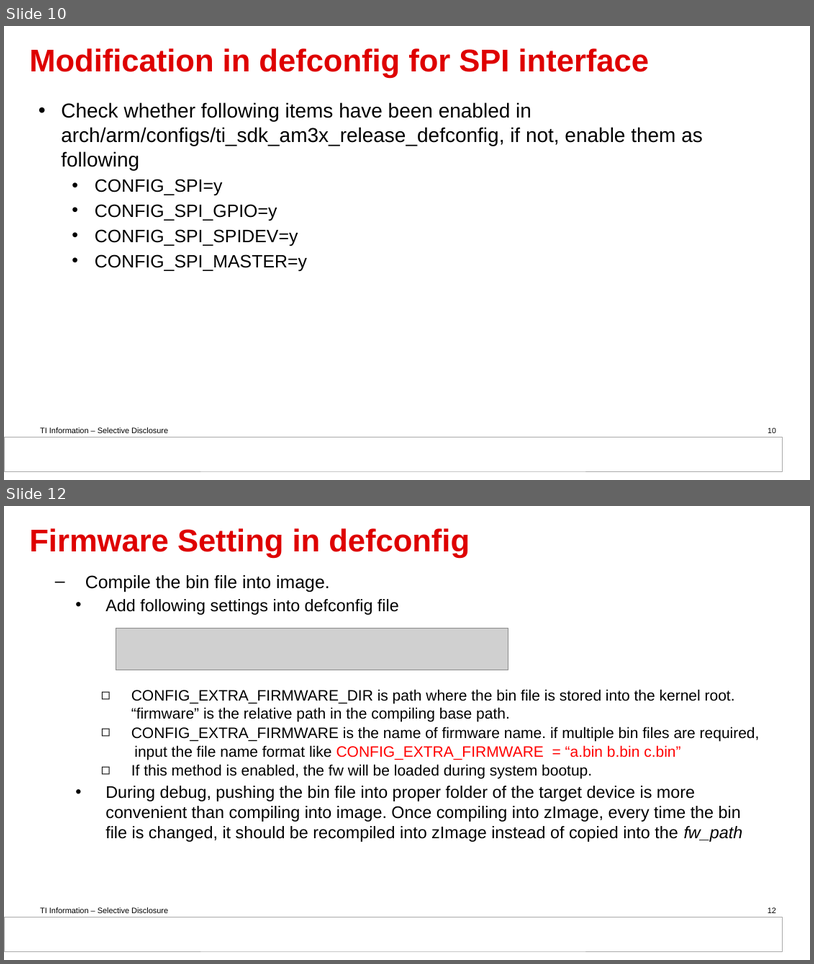
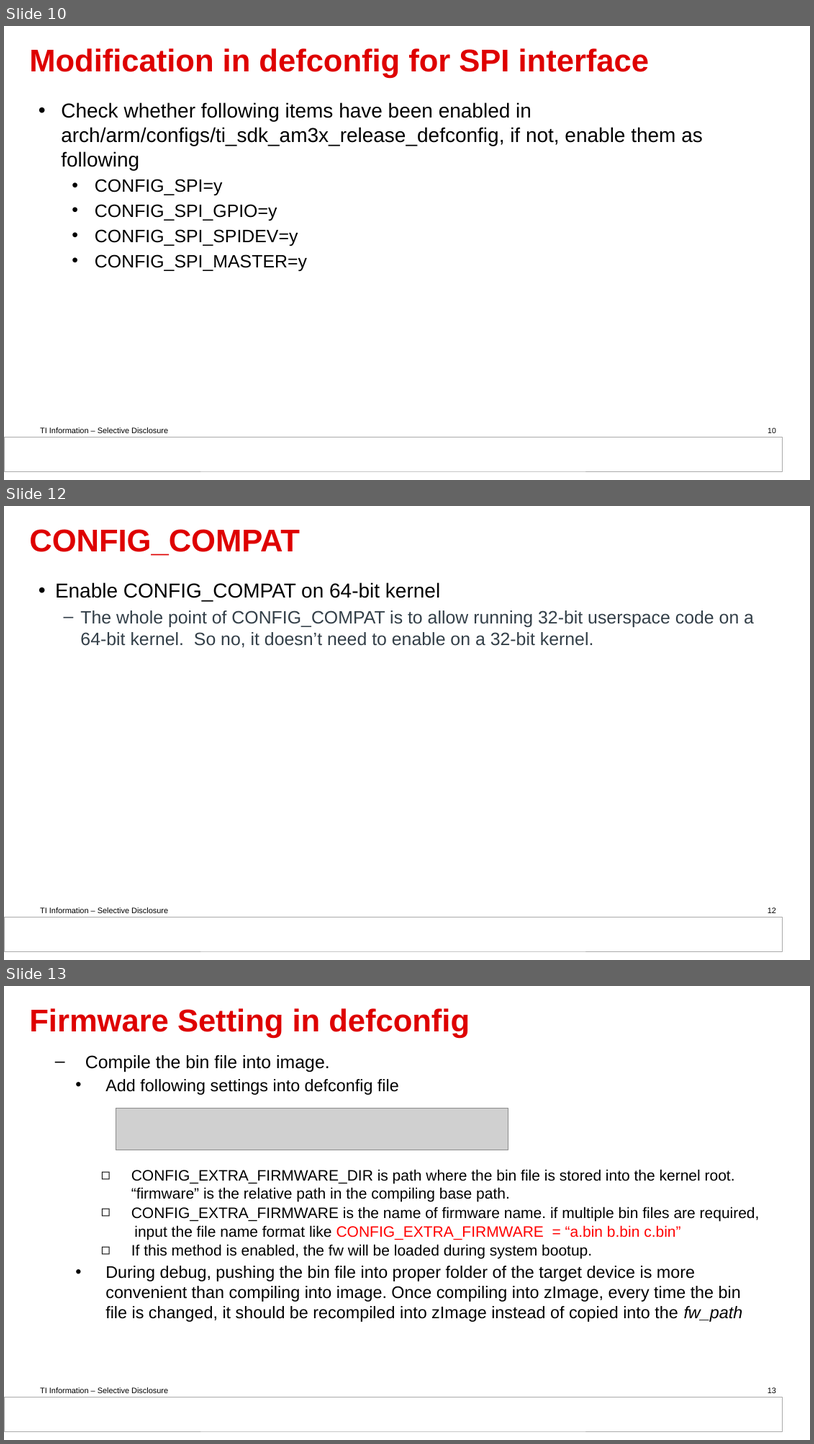
Before and after one commit to DynamicDevices/tas2781-linux-driver, a slide deck: doc/Guideline for tas2781 Linux driver based on BBB.pptx. Shown one above the other, each under a label of ours: slides 10 and 12 before the commit, slides 10, 12 and 13 after it; the slides between them are not shown. The pictures are 814x964 and 814x1444 pixels, drawn with LibreOffice and Linux fonts; fonts in the diff are those of the drawing; grey boxes stand for pictures; background and template pictures are left out. Boxes give left, top, right and bottom in pixels: in the first picture for what was removed or moved away, otherwise in the second. Text is boxed around its words. In the diff, an @@ line names an element or a change of style, - is before the commit and + after.

Commit message:
Add decription of CONFIG_COMPAT in Guideline

```diff
--- a/doc/Guideline for tas2781 Linux driver based on BBB.pptx
+++ b/doc/Guideline for tas2781 Linux driver based on BBB.pptx
@@ slide 12 added at (4,506,810,960), background #FFFFFF; not listed: 2 template elements that a slide beside it also shows @@
@@ title added at (29,529,300,556), 37.3 pt, text #DE0000, bold @@
+CONFIG_COMPAT
@@ text added at (55,582,754,647), 21.3 pt, text #333F48 @@
+• Enable CONFIG_COMPAT on 64-bit kernel
+  – The whole point of CONFIG_COMPAT is to allow running 32-bit userspace code on a 64-bit kernel. So no, it doesn’t need to enable on a 32-bit kernel.
@@ page number added at (768,907,777,913), 9.3 pt, text #000000 @@
+12
@@ what was slide 12 is now slide 13 @@
@@ page number at (768,1387,777,1393): text changed @@
-12
+13
```
Also in this commit, not shown: 8 slides changed.
